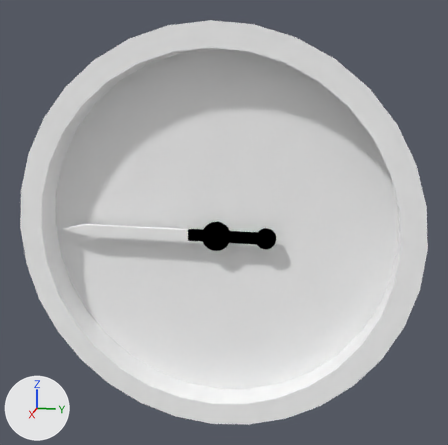
The Blender file dev/blender/instruments/vsi.blend: old version first, new version second.
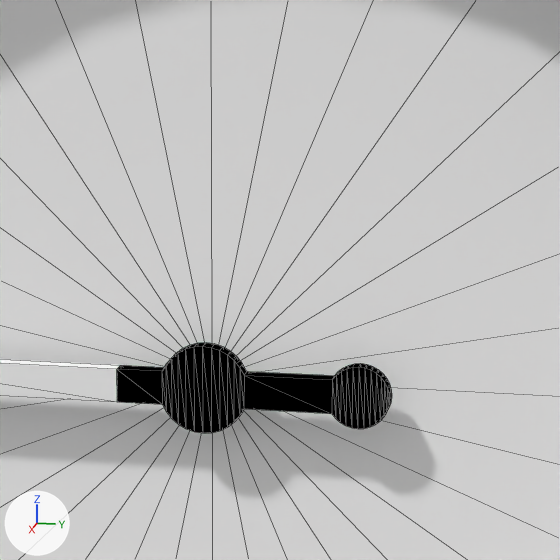
Old and new are each drawn whole from a camera (50 mm lens) standing at (-0.2562, -0.1075, 0.0284) and looking at (-0.3848, -0.1332, -0.0038) and again close up on the part from 34% to 74% of the width and 25% to 66% of the height. Arrows for +X, +Y and +Z are at lower left; the lights stay in place. The close-ups show mesh edges as thin lines.

The older version as bpy lines, for what is in view:
```python
mat_blackpaint = diffuse_material('BlackPaint')
mat_blackpaint.base_color = (0.0, 0.0, 0.0)  # black #000000
me_circle = bpy.data.meshes.new('Circle')
me_circle.from_pydata(...)  # 33 vertices, 32 faces; spans x -0.01, y -0.038..0.038, z -0.038..0.038
me_circle.polygons.foreach_set('use_smooth', [True] * 32)
me_circle.materials.append(mat_defaultwhite)  # its picture is missing
me_circle_003 = bpy.data.meshes.new('Circle.003')
me_circle_003.from_pydata(...)  # 10 vertices, 11 faces; spans x -0.008..-0.007, y -0.0326..-0.0056, z -0.0011..0.0011
me_circle_003.polygons.foreach_set('use_smooth', [True] * 11)
me_circle_003.materials.append(mat_defaultwhite)  # its picture is missing
me_circle_004 = bpy.data.meshes.new('Circle.004')
me_circle_004.from_pydata(...)  # 110 vertices, 161 faces; spans x 0.0021..0.0031, y -0.0056..0.012, z -0.0029..0.0029
me_circle_004.polygons.foreach_set('use_smooth', [True] * 161)
me_circle_004.materials.append(mat_blackpaint)  # its picture is missing
ob_face = bpy.data.objects.new('Face', me_circle)
ob_face.location = (-0.36548, -0.13248, -0.00372)
ob_face.show_transparent = True
ob_pointercentre = bpy.data.objects.new('PointerCentre', me_circle_004)
ob_pointercentre.location = (-0.37555, -0.13248, -0.00372)
ob_pointercentre.show_transparent = True
ob_pointertip = bpy.data.objects.new('PointerTip', me_circle_003)
ob_pointertip.location = (-0.36548, -0.13248, -0.00372)
ob_pointertip.show_transparent = True
```
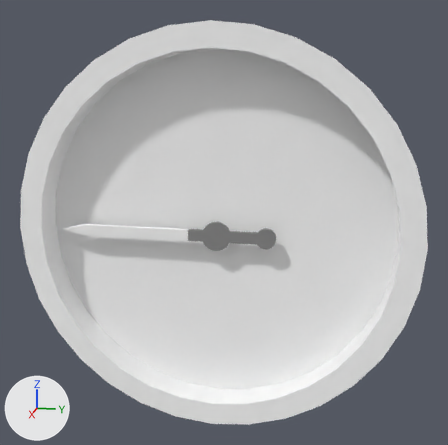
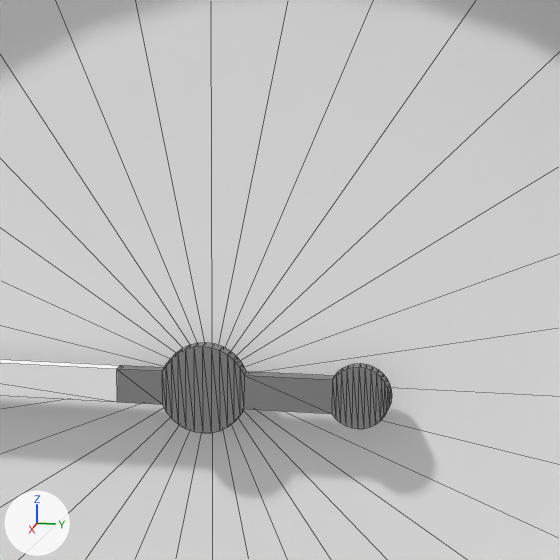
Pixel boxes [x1, y1, x2, y2] of what changed, in the close-ups (560 x 560 px):
'PointerCentre', recoloured (black to grey): [117, 343, 392, 433] in both

The change, as a diff of the scene's bpy script:
```diff
--- a/dev/blender/instruments/vsi.blend.py
+++ b/dev/blender/instruments/vsi.blend.py
@@ mat_blackpaint @@
 mat_blackpaint = diffuse_material('BlackPaint')
-mat_blackpaint.base_color = (0.0, 0.0, 0.0)  # black #000000
+mat_blackpaint.base_color = (0.267, 0.267, 0.267)  # grey #8d8d8d
```
